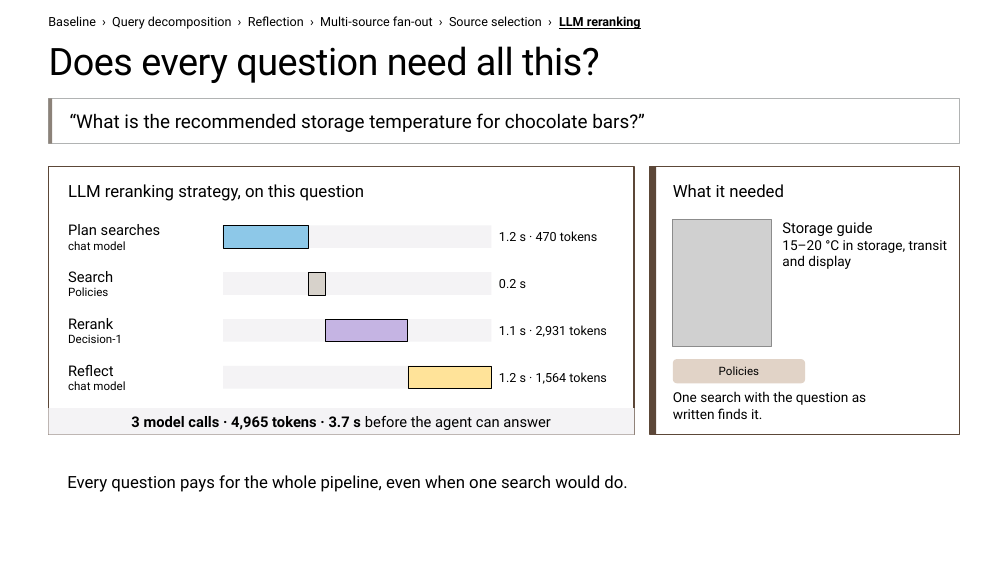
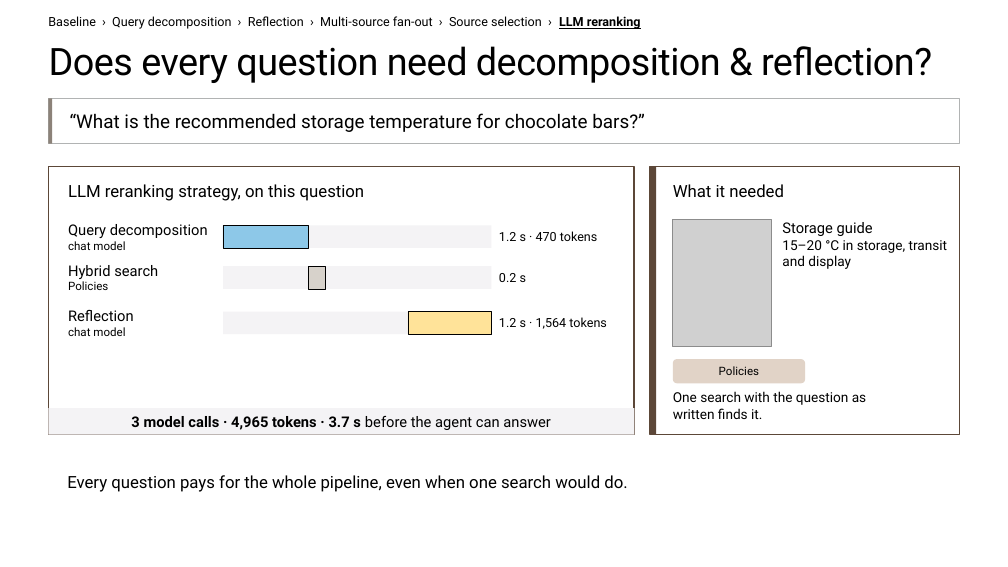
Before and after one commit to microsoft/ignite26-BRK300-building-agentic-retrieval-from-diy-to-foundry-iq, a slide deck: slide 23 of IgniteBRK300-WorkingDeck.pptx (slide 44 before the commit). Drawn at 1008x567 pixels with LibreOffice and Linux fonts; fonts in the diff are those of the drawing; grey boxes stand for pictures; background and template pictures are left out. Boxes give left, top, right and bottom in pixels: in the first picture for what was removed or moved away, otherwise in the second. Text is boxed around its words. In the diff, an @@ line names an element or a change of style, - is before the commit and + after.

```diff
--- a/IgniteBRK300-WorkingDeck.pptx
+++ b/IgniteBRK300-WorkingDeck.pptx
@@ title at (49,46,932,83): text changed @@
-Does every question need all this?
+Does every question need decomposition & reflection?
@@ text at (68,224,208,238): text changed @@
-Plan searches
+Query decomposition
@@ text at (68,265,158,279): text changed @@
-Search
+Hybrid search
@@ 2 rectangles, 1 text: place and size @@
-2 rectangles, 1 text at (223,272,526,295)
+2 rectangles, 1 text at (223,266,526,289)
@@ 2 texts, 2 rectangles: place and size @@
-2 texts, 2 rectangles at (68,365,607,390)
+2 texts, 2 rectangles at (68,310,607,336)
@@ text at (68,310,134,321): text changed @@
-Reflect
+Reflection
@@ text removed at (68,318,122,343) @@
-Rerank
-Decision-1
@@ rectangle removed at (223,319,492,342) @@
@@ rectangle removed at (326,319,408,342) @@
@@ text removed at (499,325,607,337) @@
-1.1 s · 2,931 tokens
```
Also in this commit, not shown: 22 other slides changed, 1 slide added, 1 slide removed, 23 other files.
